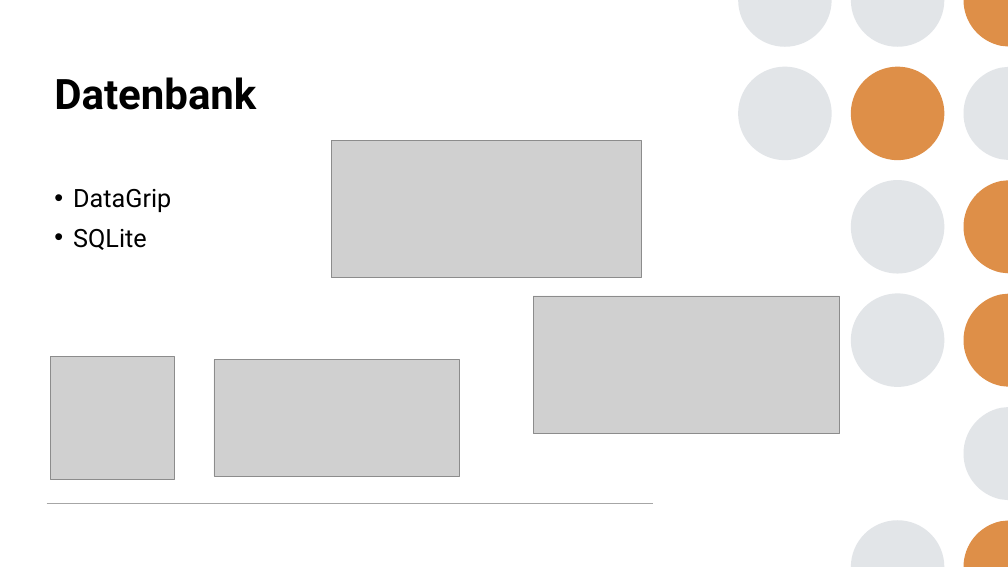
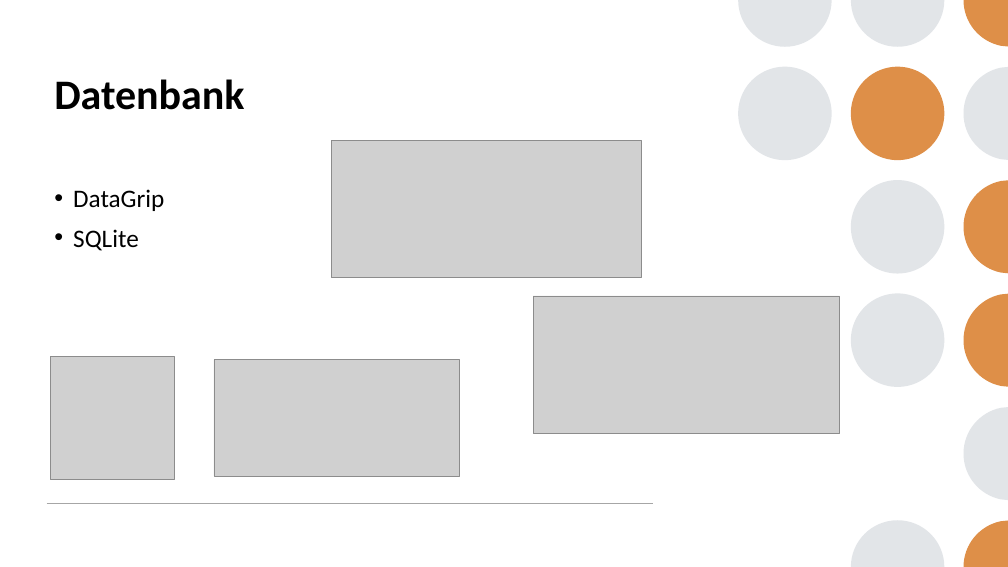
Before and after one commit to AllieW99/Feinstaubstation, a slide deck: slide 5 of Documentation/Abschlusspräsentation.pptx. Drawn at 1008x567 pixels with LibreOffice and Linux fonts; fonts in the diff are those of the drawing; grey boxes stand for pictures. Boxes give left, top, right and bottom in pixels: in the first picture for what was removed or moved away, otherwise in the second. Text is boxed around its words. In the diff, an @@ line names an element or a change of style, - is before the commit and + after.

```diff
--- a/Documentation/Abschlusspräsentation.pptx
+++ b/Documentation/Abschlusspräsentation.pptx
@@ title "Datenbank" at [54, 79, 244, 110]: font Roboto to Calibri @@
@@ text "DataGrip" at [73, 189, 164, 251]: font Roboto to Calibri @@
```
Also in this commit, not shown: 12 other slides changed, 1 slide added, 1 slide removed.
